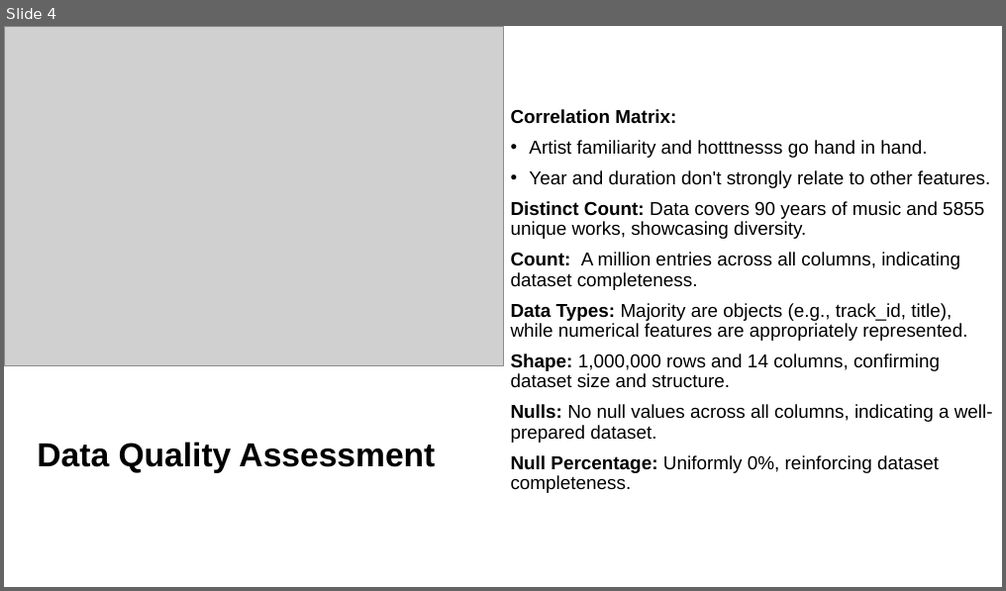
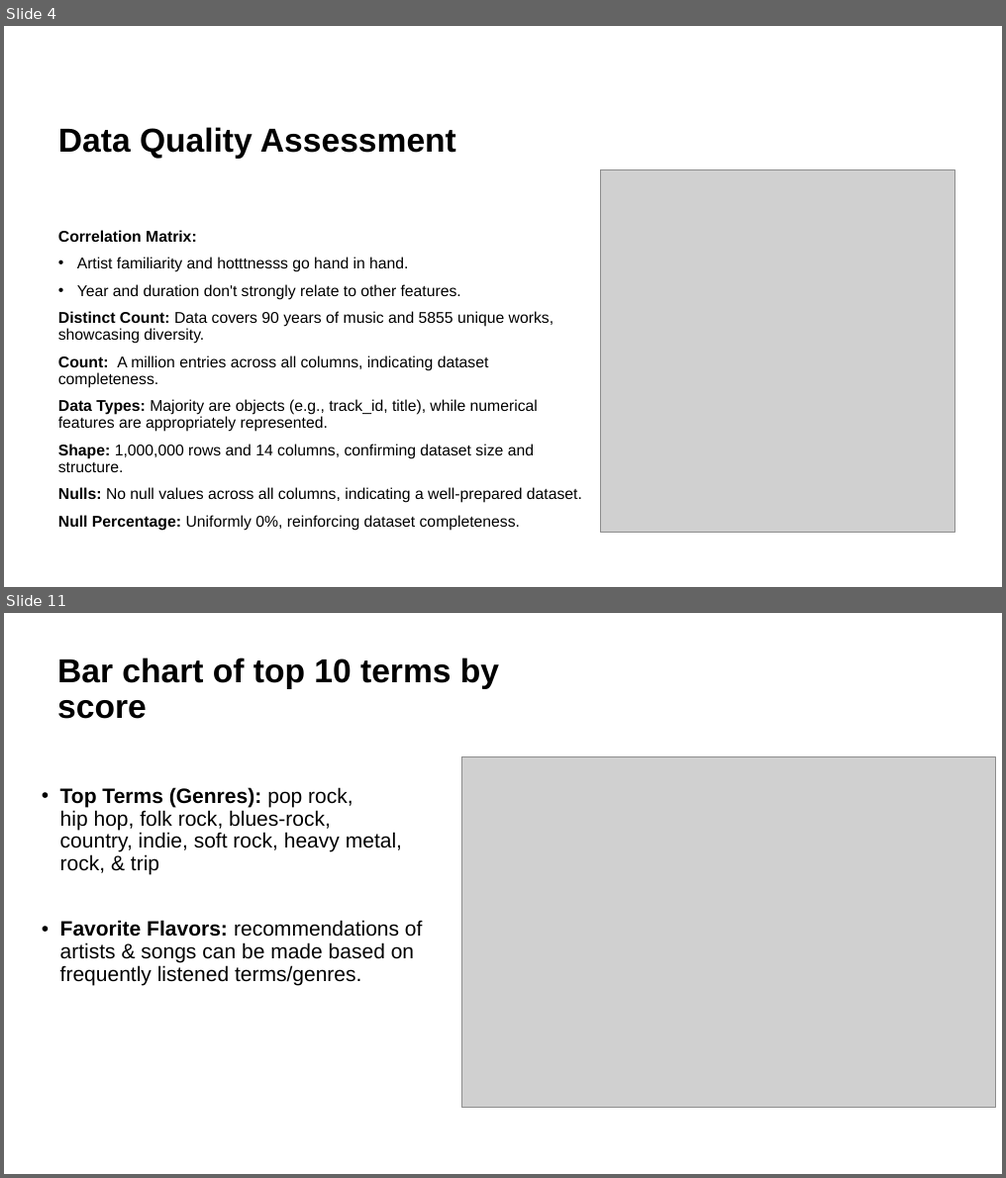
Before and after one commit to majb90/MIS548-Group-6, a slide deck: Project Presentation.pptx. Shown one above the other, each under a label of ours: slide 4 before the commit, slides 4 and 11 after it; the slides between them are not shown. The pictures are 1006x591 and 1006x1178 pixels, drawn with LibreOffice and Linux fonts; fonts in the diff are those of the drawing; grey boxes stand for pictures. Boxes give left, top, right and bottom in pixels: in the first picture for what was removed or moved away, otherwise in the second. Text is boxed around its words. In the diff, an @@ line names an element or a change of style, - is before the commit and + after.

```diff
--- a/Project Presentation.pptx
+++ b/Project Presentation.pptx
@@ slide 11 added at [4, 613, 1002, 1174], background #FFFFFF @@
@@ title added at [57, 658, 499, 719], 32 pt, text #000000, bold @@
+Bar chart of top 10 terms by score
@@ picture added at [462, 757, 996, 1108] @@
@@ text added at [60, 787, 423, 985], 20 pt, text #000000 @@
+• Top Terms (Genres): pop rock, hip hop, folk rock, blues-rock, country, indie, soft rock, heavy metal, rock, & trip
+• Favorite Flavors: recommendations of artists & songs can be made based on frequently listened terms/genres.
@@ slide 4 changed as well @@
@@ title "Data Quality Assessment": place and size @@
-title "Data Quality Assessment" at [37, 442, 435, 473]
+title "Data Quality Assessment" at [58, 127, 456, 159]
@@ title "Data Quality Assessment" at [58, 127, 456, 159]: vertical alignment middle to bottom @@
@@ picture: place and size @@
-picture at [4, 26, 503, 366]
+picture at [601, 170, 955, 533]
@@ text "Correlation Matrix:": place and size @@
-text "Correlation Matrix:" at [511, 109, 993, 493]
+text "Correlation Matrix:" at [58, 230, 582, 531]
@@ text "Correlation Matrix:" at [58, 230, 582, 531]: size 18 to 15 pt; vertical alignment middle to top @@
```
Also in this commit, not shown: 4 other slides changed, 16 other slides added, 1 slide removed.
